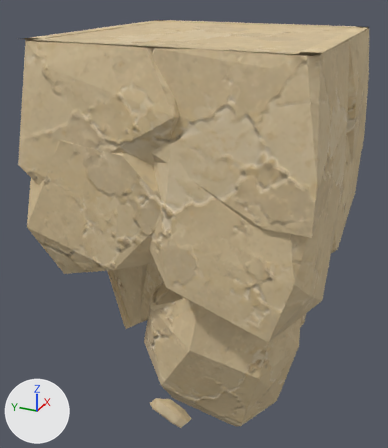
Renders of the glTF model assets/custom/models/ground_modules/ground_bottom_island_10.glb from each side of a commit.
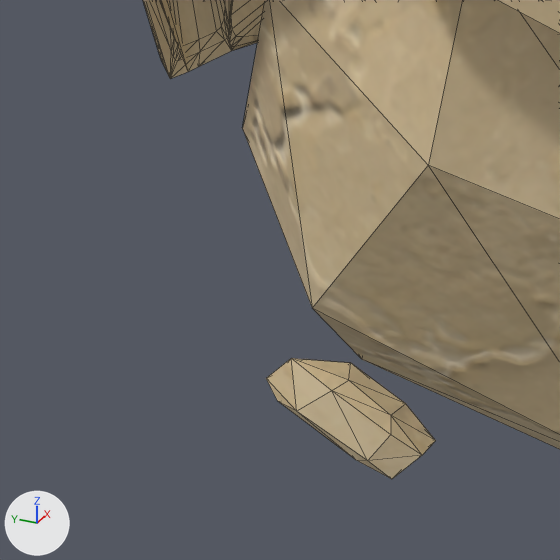
Each version is shown whole from a 50 mm camera at (-1.482, -0.309, 1.094) aimed at (0.517, 0.59, 0.095), then close up on the part from 22% to 57% of the width and 69% to 100% of the height. Arrows for +X, +Y and +Z are at lower left; the lights stay in place. The last two pictures show the newer version. The close-ups show mesh edges as thin lines. Vertices at exactly the same position are counted once.

The first close-up shows 'GroundBottomIsland10_Body'.
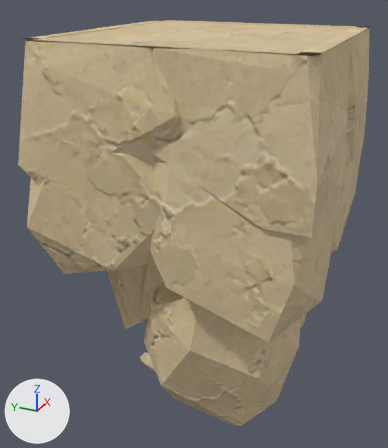
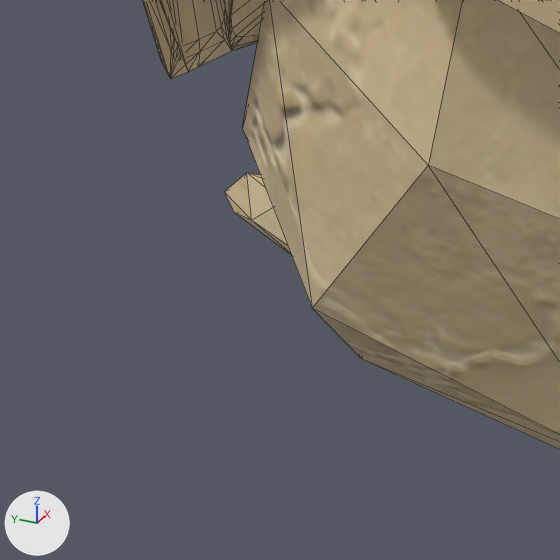
What differs and where, as boxes [x1, y1, x2, y2] in the close-ups (560 x 560 px; the box of a moved part takes in the faces that stretch with it):
'GroundBottomIsland10_Body', reshaped: before [143, 0, 560, 479]; after [143, 0, 560, 449]
part 1 of me_groundbottomisland10_bodyshouldermesh, moved or reshaped: before [266, 358, 436, 479]; after [225, 173, 291, 254]

What the commit changed:
me_groundbottomisland10_bodyshouldermesh is used by ob_groundbottomisland10_body; location (0.0, 0.0, 0.0).
me_groundbottomisland10_bodyshouldermesh had 1488 vertices, 2674 faces and spanned x -0.04..1.04, y -0.04..1.04, z -0.95..0.91.
me_groundbottomisland10_bodyshouldermesh now has 1488 vertices, 2674 faces and spans x -0.04..1.04, y -0.04..1.04, z -0.92..0.91.
me_groundbottomisland10_bodyshouldermesh part 1: the loose piece of 24 vertices spanning x 0.32..0.4, y 0.55..0.75, z -0.95..-0.81 is moved by (0.27, 0.21, 0.03).
